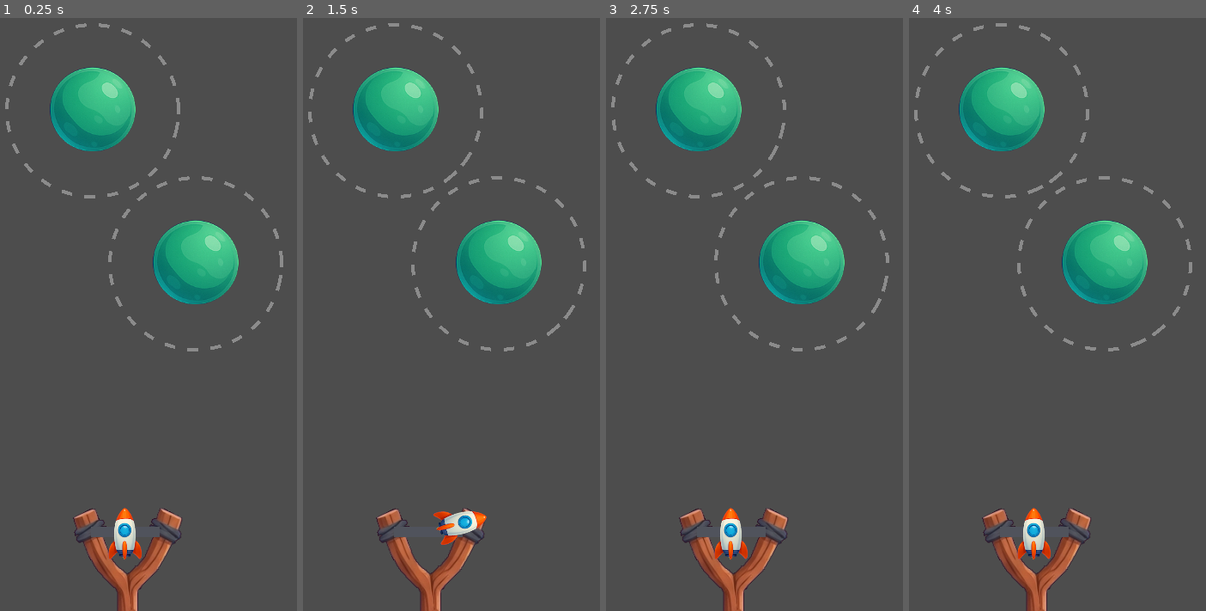
Above: before the commit, frames 1-4 (left to right).
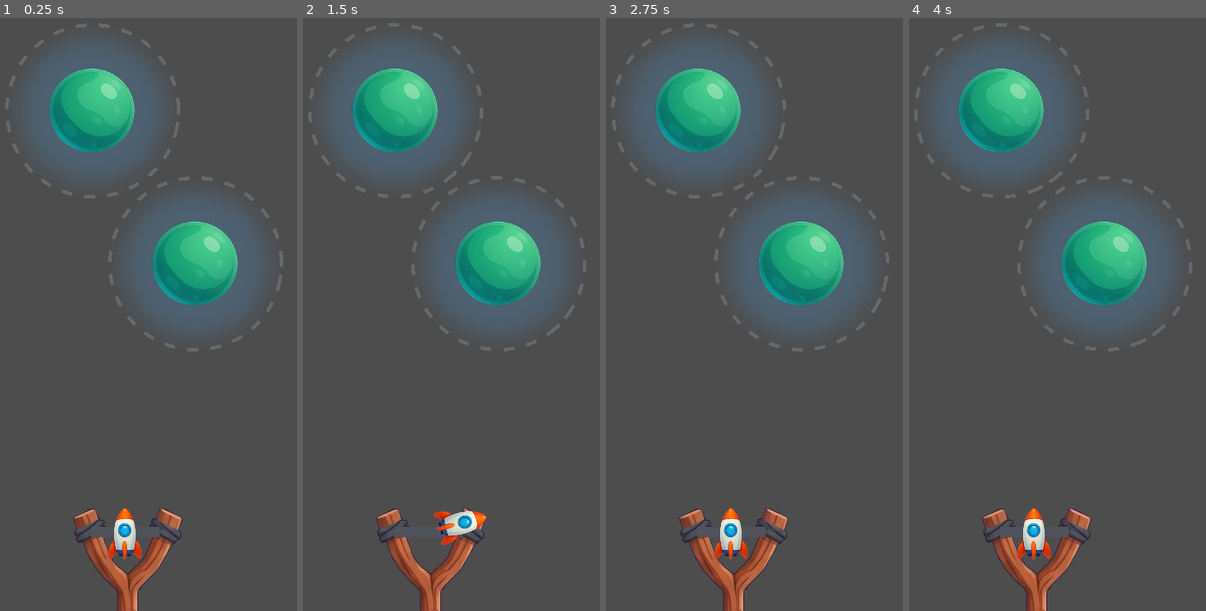
Above: after the commit, the same moments.

Repository: nbarkoch/spacecraft-launcher
Game: Godot game, scene res://scenes/game.tscn
Same seed, same stepped clock (60 frames per second), same inputs: the game is played once before the commit and once after it.
Inputs (mouse positions are in pixels of both pictures, inside the frame that each line leads up to):
- Up to frame 1 (0.25 s): no input
- Up to frame 2 (1.5 s): move the mouse to (427, 563) at 0.52 s; press the mouse at (427, 563) at 0.53 s; move the mouse to (359, 302) at 1.27 s; release the mouse at (359, 302) at 1.28 s; click (359, 302) at 1.35 s
- Up to frame 3 (2.75 s): move the mouse to (766, 118) at 2.02 s; press the mouse at (766, 118) at 2.03 s
- Up to frame 4 (4 s): move the mouse to (1015, 403) at 2.77 s; release the mouse at (1015, 403) at 2.78 s; click (1015, 403) at 2.85 s; move the mouse to (1137, 367) at 3.52 s; press the mouse at (1137, 367) at 3.53 s

The runs differ from the first frame. In frame 1, 10% of the frame differs, in the area x 1-96%, y 0-57%; in frame 2, 10%; in frame 3, 10%; in frame 4, 10%.

Commit message:
update glow effect

Diff:
--- a/scenes/planet.tscn
+++ b/scenes/planet.tscn
@@ -1,10 +1,19 @@
-[gd_scene load_steps=6 format=3 uid="uid://p8a8uk5vtjdd"]
+[gd_scene load_steps=8 format=3 uid="uid://p8a8uk5vtjdd"]
 
 [ext_resource type="Script" path="res://scripts/planet.gd" id="1_qf0ol"]
-[ext_resource type="Texture2D" uid="uid://dndb3cxmw7l18" path="res://sprites/planet_1.png" id="1_qv1i3"]
+[ext_resource type="Shader" path="res://shaders/planet_glow.gdshader" id="1_qf7tu"]
+[ext_resource type="Texture2D" uid="uid://clmgi8lv7syhj" path="res://sprites/planet_g.png" id="3_nwi0i"]
 
 [sub_resource type="CircleShape2D" id="CircleShape2D_j7r55"]
 radius = 24.0208
+
+[sub_resource type="ShaderMaterial" id="ShaderMaterial_sdf1j"]
+shader = ExtResource("1_qf7tu")
+shader_parameter/glow_intensity = 1.0
+shader_parameter/glow_radius = 0.2
+shader_parameter/glow_color = Vector4(0.3, 0.7, 1, 1)
+shader_parameter/glow_softness = 0.5
+shader_parameter/planet_size = 0.3
 
 [sub_resource type="CircleShape2D" id="CircleShape2D_i6pyu"]
 radius = 55.0
@@ -19,11 +28,12 @@
 shape = SubResource("CircleShape2D_j7r55")
 
 [node name="Sprite" type="Sprite2D" parent="."]
-position = Vector2(0, -1)
+material = SubResource("ShaderMaterial_sdf1j")
 scale = Vector2(0.343103, 0.339655)
-texture = ExtResource("1_qv1i3")
+texture = ExtResource("3_nwi0i")
 
 [node name="GravityZone" type="Area2D" parent="."]
+visible = false
 collision_layer = 2
 
 [node name="GravityZoneCollision" type="CollisionShape2D" parent="GravityZone"]
--- a/scripts/gravity_zone_visualizer.gd
+++ b/scripts/gravity_zone_visualizer.gd
@@ -5,7 +5,7 @@
 @export var dash_length: float = 8.0
 @export var gap_length: float = 6.0
 @export var line_width: float = 2.0
-@export var line_color: Color = Color(1.0, 1.0, 1.0, 0.35)  # Light blue, semi-transparent
+@export var line_color: Color = Color(1.0, 1.0, 1.0, 0.15)  # Light blue, semi-transparent
 @export var rotation_speed: float = 30.0  # degrees per second
 
 var line2d: Line2D
--- a/scripts/planet.gd
+++ b/scripts/planet.gd
@@ -17,6 +17,13 @@
 	setup_collision_shapes()
 	if show_gravity_zone:
 		setup_gravity_visualization()
+	var material = $Sprite.material as ShaderMaterial
+	if material:
+		# Change glow radius dynamically
+		pass
+		material.set_shader_parameter("glow_radius", 0.25)
+		material.set_shader_parameter("glow_intensity", 0.2)
+		material.set_shader_parameter("planet_size", 0.28)
 
 func setup_collision_shapes():
 	"""Set up the collision shapes based on configured radii"""
--- /dev/null
+++ b/shaders/planet_glow.gdshader
@@ -0,0 +1,39 @@
+shader_type canvas_item;
+
+uniform float glow_intensity : hint_range(0.0, 2.0) = 0.75;
+uniform float glow_radius : hint_range(0.0, 2.0) = 0.48;  // Increased max range
+uniform vec4 glow_color = vec4(0.3, 0.7, 1.0, 1.0);
+uniform float glow_softness : hint_range(0.1, 1.0) = 0.5;
+uniform float planet_size : hint_range(0.1, 1.0) = 0.3;  // Control planet core size
+
+varying vec2 world_position;
+
+void vertex() {
+    world_position = VERTEX;
+}
+
+void fragment() {
+    // Sample texture, but clamp to prevent edge artifacts
+    vec4 tex_color = texture(TEXTURE, clamp(UV, 0.0, 1.0));
+
+    // Calculate distance from center
+    vec2 center = vec2(0.5, 0.5);
+    float dist = distance(UV, center);
+
+    // Create glow that extends beyond texture bounds
+    float glow_start = planet_size;  // Where glow starts
+    float glow_end = glow_start + glow_radius;  // Where glow ends
+
+    float glow_alpha = 1.0 - smoothstep(glow_start, glow_end, dist);
+    glow_alpha *= glow_intensity;
+
+    // Create the planet mask (only show texture within planet_size)
+    float planet_mask = 1.0 - smoothstep(planet_size - 0.05, planet_size, dist);
+
+    // Create glow
+    vec4 glow = vec4(glow_color.rgb, glow_alpha * glow_color.a);
+
+    // Combine: show planet texture in center, glow around it
+    COLOR = mix(glow, tex_color, planet_mask * tex_color.a);
+    COLOR.a = max(glow_alpha, planet_mask * tex_color.a);
+}
Binary file added: sprites/planet_g.png
Not shown, added: sprites/planet_g.png.import
